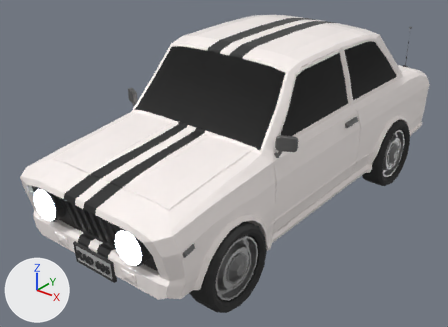
A saved change to the glTF model public/models/car_5.glb.
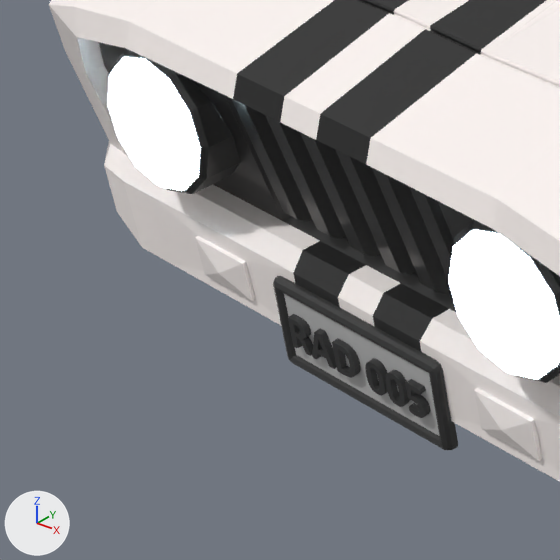
Each version appears first whole from a 50 mm lens placed at (-13.666, 18.181, 1.754), pointed at (-15.629, 20.635, 0.232), and next in a close-up on the part from 2% to 31% of the width and 54% to 94% of the height. Every picture has the same lights, and +X, +Y and +Z are marked at lower left. The first two pictures are the older version. Where no turn or scale is listed for an object, it has been applied to the vertices.
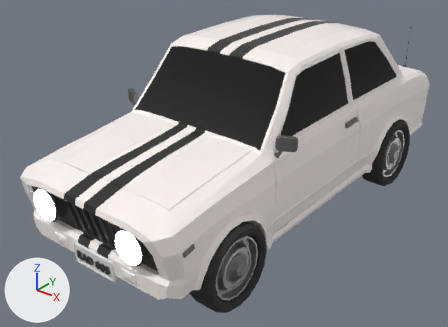
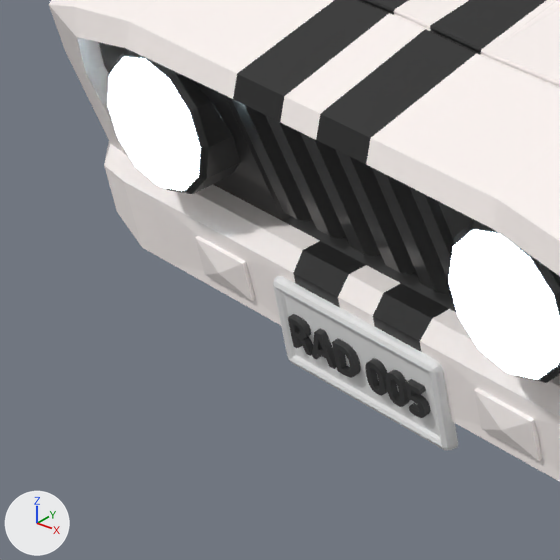
Where the change shows, as pixel boxes [x1, y1, x2, y2] in the close-ups (560 x 560 px):
'RAAB005', recoloured (grey to white): [273, 276, 458, 450] in both

The edits, one by one:
me_plane_024 has 66 vertices, 128 faces and spans x -0.144..0.121, y -1.156..-1.131, z 0.158..0.273.
me_plane_024 no longer uses material mat_colorglossy_001 (picture img_gradienttexture).
